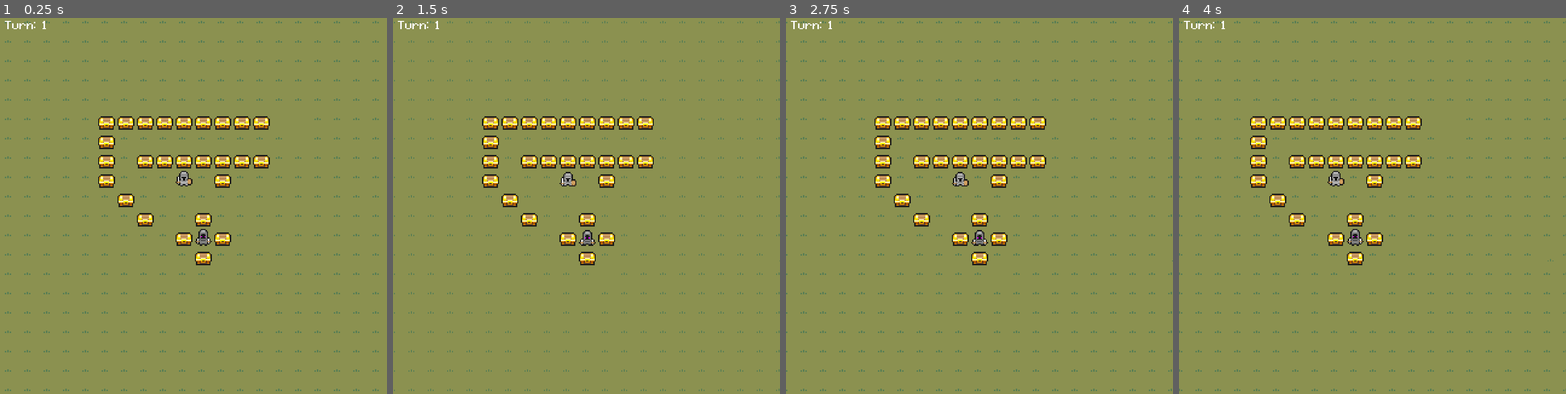
Above: before the commit, frames 1-4 (left to right).
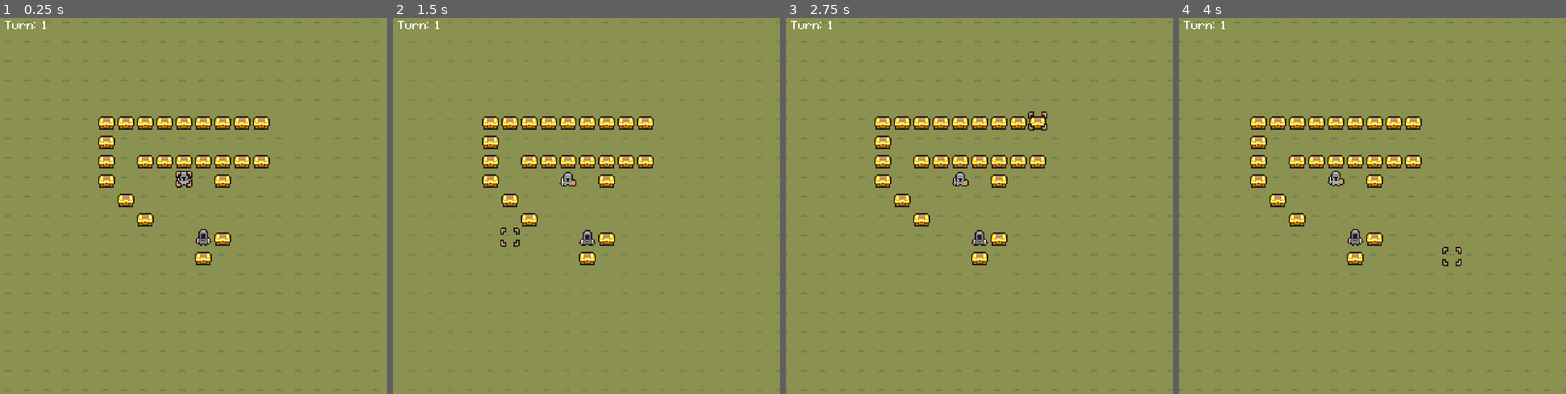
Above: after the commit, the same moments.

Repository: Dz373/Tactical-RPG
Game: Godot game, scene res://board.tscn
Same seed, same stepped clock (60 frames per second), same inputs: the game is played once before the commit and once after it.
Inputs (mouse positions are in pixels of both pictures, inside the frame that each line leads up to):
- Up to frame 1 (0.25 s): no input
- Up to frame 2 (1.5 s): tap Enter (ui_accept) at 0.5, 0.77 s; move the mouse to (671, 187) at 0.52 s; hold D (right) 0.53-1.28 s; hold 1 (cell) 0.53-1.28 s; move the mouse to (509, 228) at 1.27 s; hold Down (down) from 1.28 s (still down); tap 1 (cell) at 1.35 s
- Up to frame 3 (2.75 s): tap Enter (ui_accept) at 1.52, 2 s; move the mouse to (1018, 123) at 2.02 s; release Down (down) at 2.03 s; press the mouse at (1018, 123) at 2.03 s; hold D (right) from 2.03 s (still down); tap 1 (cell) at 2.3 s
- Up to frame 4 (4 s): move the mouse to (1353, 284) at 2.77 s; release D (right) at 2.78 s; release the mouse at (1353, 284) at 2.78 s; hold Up (up) 2.78-3.53 s; tap 1 (cell) at 2.85 s; tap Enter (ui_accept) at 3.02, 3.5, 3.77 s; move the mouse to (1488, 266) at 3.52 s; hold A (left) from 3.53 s (still down); hold 1 (cell) from 3.53 s (still down)

The runs differ from the first frame. In frame 1, 0.4% of the frame differs, in the area x 45-55%, y 40-61%; in frame 2, 0.4%, in the area x 27-53%, y 51-61%; in frame 3, 0.4%; in frame 4, 0.4%.

Commit message:
stop camera moving when menu open

Diff:
--- a/Board/Cursor.gd
+++ b/Board/Cursor.gd
@@ -12,7 +12,13 @@
 
 @onready var camera : Camera = $Camera
 
-var menu_on_screen := false
+var menu_on_screen := false:
+	set(value):
+		if value:
+			visible=false
+		else:
+			visible=true
+		menu_on_screen=value
 
 var cell := Vector2.ZERO:
 	set(value):
@@ -39,6 +45,7 @@
 		get_viewport().set_input_as_handled()
 	elif event.is_action_pressed("cell"):
 		print(position)
+
 	var should_move := event.is_pressed()
 	if event.is_echo():
 		should_move = should_move and _timer.is_stopped()
--- a/Board/GameBoard.gd
+++ b/Board/GameBoard.gd
@@ -162,9 +162,84 @@
 	units.erase(active_unit.cell)
 	units[new_cell] = active_unit
 	deselect_active_unit()
+
+	cursor.menu_on_screen=true
 	active_unit.walk_along(unit_path.current_path)
 	await active_unit.walk_finished
 	active_unit_action()
+
+## Selects the unit in the `cell` if there's one there.
+## Sets it as the `_active_unit` and draws its walkable cells and interactive move path.
+func select_unit(cell: Vector2) -> void:
+	if not units.has(cell) or not units[cell].team==1:
+		return
+	if units[cell].end_turn:
+		return
+	active_unit = units[cell]
+	active_unit_start=cell
+	active_unit.is_selected = true
+	active_unit.end_turn = false
+	draw_unit_range()
+
+func draw_unit_range():
+	walkable_cells=get_walkable_cells(active_unit)
+	attack_cells=get_attackable_cells(walkable_cells)
+	unit_overlay.draw_attack_range(attack_cells)
+	unit_overlay.draw_move_range(walkable_cells)
+	unit_path.initialize(walkable_cells,1)
+
+## Deselects the active unit, clearing the cells overlay and interactive path drawing.
+func deselect_active_unit() -> void:
+	active_unit.is_selected = false
+	clear_overlay()
+func clear_active_unit() -> void:
+	active_unit = null
+	clear_overlay()
+func clear_overlay():
+	walkable_cells.clear()
+	attack_cells.clear()
+	unit_overlay.clear()
+	unit_path.stop()
+
+func _unhandled_input(event: InputEvent) -> void:
+	if active_unit and event.is_action_pressed("cancel"):
+		#cancel after selecting unit
+		if active_unit.is_selected:
+			deselect_active_unit()
+			clear_active_unit()
+
+		#cancel after selecting menu
+		elif active_unit.is_attacking:
+			active_unit.is_attacking=false
+			emit_signal("unit_attack", Vector2(-1,-1))
+
+		#cancel after moving unit with menu open
+		elif action_phase:
+			units.erase(active_unit.cell)
+			units[active_unit_start] = active_unit
+			active_unit.position = grid.calculate_map_position(active_unit_start)
+			active_unit.cell = active_unit_start
+			SignalBus.btn_pressed.emit("cancel")
+
+func _on_cursor_accept_pressed(cell: Vector2) -> void:
+	if not active_unit:
+		select_unit(cell)
+	elif active_unit.is_selected:
+		move_active_unit(cell)
+	elif active_unit.is_attacking:
+		active_unit_attack(cell)
+	else:
+		print("press error")
+
+func _on_cursor_moved(new_cell: Vector2) -> void:
+	if active_unit and active_unit.is_selected:
+		unit_path.draw(active_unit.cell, new_cell)
+
+func _on_action_menu_screen_entered() -> void:
+	cursor.menu_on_screen=true
+	actionMenu.get_first_button().grab_focus()
+func _on_action_menu_screen_exited() -> void:
+	cursor.menu_on_screen=false
 
 signal unit_attack(unit)
 func active_unit_action():
@@ -189,8 +264,9 @@
 			break
 		elif btn == "AttackBtn":
 			active_unit.is_attacking=true
+			cursor.visible=true
 			var attack_target = await unit_attack
-			if attack_target == Vector2(-1,-1):
+			if attack_target == Vector2(-1,-1):#cancel attack
 				continue
 			var target_unit = units[attack_target]
 			target_unit.hp -= calc_damage(target_unit, active_unit)
@@ -198,6 +274,7 @@
 
 		action_phase=false
 		active_unit.end_turn = true
+	cursor.visible=true
 	actionMenu.atkButton.visible=false
 	clear_active_unit()
 func active_unit_attack(attack_cell: Vector2):
@@ -211,77 +288,6 @@
 	if target_unit.def > attaking_unit.atk:
 		return 0
 	return (attaking_unit.atk-target_unit.def)
-
-## Selects the unit in the `cell` if there's one there.
-## Sets it as the `_active_unit` and draws its walkable cells and interactive move path.
-func select_unit(cell: Vector2) -> void:
-	if not units.has(cell) or not units[cell].team==1:
-		return
-	if units[cell].end_turn:
-		return
-	active_unit = units[cell]
-	active_unit_start=cell
-	active_unit.is_selected = true
-	active_unit.end_turn = false
-	draw_unit_range()
-
-func draw_unit_range():
-	walkable_cells=get_walkable_cells(active_unit)
-	attack_cells=get_attackable_cells(walkable_cells)
-	unit_overlay.draw_attack_range(attack_cells)
-	unit_overlay.draw_move_range(walkable_cells)
-	unit_path.initialize(walkable_cells,1)
-
-## Deselects the active unit, clearing the cells overlay and interactive path drawing.
-func deselect_active_unit() -> void:
-	active_unit.is_selected = false
-	clear_overlay()
-func clear_active_unit() -> void:
-	active_unit = null
-	clear_overlay()
-func clear_overlay():
-	walkable_cells.clear()
-	attack_cells.clear()
-	unit_overlay.clear()
-	unit_path.stop()
-
-func _unhandled_input(event: InputEvent) -> void:
-	if active_unit and event.is_action_pressed("cancel"):
-		#cancel after selecting unit
-		if active_unit.is_selected:
-			deselect_active_unit()
-			clear_active_unit()
-
-		#cancel after selecting menu
-		elif active_unit.is_attacking:
-			active_unit.is_attacking=false
-			emit_signal("unit_attack", Vector2(-1,-1))
-
-		#cancel after moving unit with menu open
-		elif action_phase:
-			units.erase(active_unit.cell)
-			units[active_unit_start] = active_unit
-			active_unit.position = grid.calculate_map_position(active_unit_start)
-			active_unit.cell = active_unit_start
-			SignalBus.btn_pressed.emit("cancel")
-
-func _on_cursor_accept_pressed(cell: Vector2) -> void:
-	if not active_unit:
-		select_unit(cell)
-	elif active_unit.is_selected:
-		move_active_unit(cell)
-	elif active_unit.is_attacking:
-		active_unit_attack(cell)
-	else:
-		print("press error")
-func _on_cursor_moved(new_cell: Vector2) -> void:
-	if active_unit and active_unit.is_selected:
-		unit_path.draw(active_unit.cell, new_cell)
-func _on_visible_on_screen_enabler_2d_screen_entered() -> void:
-	cursor.menu_on_screen=true
-	actionMenu.get_first_button().grab_focus()
-func _on_visible_on_screen_enabler_2d_screen_exited() -> void:
-	cursor.menu_on_screen=false
 
 func enemy_turn():
 	teamTurn=2
--- a/Menu/action_menu.gd
+++ b/Menu/action_menu.gd
@@ -12,7 +12,6 @@
 			continue
 		if btn:
 			buttons.append(btn)
-	get_first_button().grab_focus()
 
 func get_first_button()->Button:
 	for btn in buttons:
--- a/Units/Unit.gd
+++ b/Units/Unit.gd
@@ -63,9 +63,7 @@
 	set_process(false)
 	_path_follow.rotates=false
 
-	print(position)
 	cell = grid.calculate_grid_coordinates(position)
-	print(cell)
 	position = grid.calculate_map_position(cell)
 
 	if not Engine.is_editor_hint():
--- a/board.tscn
+++ b/board.tscn
@@ -852,7 +852,7 @@
 grid = ExtResource("7_gurcu")
 
 [node name="Obstacle" type="TileMapLayer" parent="GameBoard/Terrain"]
-tile_map_data = PackedByteArray("AAAJAAcAAAABAAAAAAAFAAgAAAA …(208 unchanged characters)… BAAAAAAALAAUAAAABAAAAAAALAAgAAAABAAAAAAAJAAsAAAABAAAAAAAKAAoAAAABAAAAAAALAAsAAAABAAAAAAAKAAwAAAABAAAAAAAHAAoAAAA …(75 unchanged characters)…
+tile_map_data = PackedByteArray("AAAJAAcAAAABAAAAAAAFAAgAAAA …(208 unchanged characters)… BAAAAAAALAAUAAAABAAAAAAALAAgAAAABAAAAAAALAAsAAAABAAAAAAAKAAwAAAABAAAAAAAHAAoAAAA …(75 unchanged characters)…
 tile_set = SubResource("TileSet_glbsn")
 script = ExtResource("7_mlpqg")
 
@@ -875,7 +875,6 @@
 def = 0
 
 [node name="Cursor" parent="GameBoard" instance=ExtResource("13_wgu0w")]
-visible = false
 
 [node name="Camera" type="Camera2D" parent="GameBoard/Cursor"]
 zoom = Vector2(2, 2)
@@ -903,16 +902,15 @@
 label_settings = SubResource("LabelSettings_h21ic")
 
 [node name="ActionMenu" parent="GameBoard/CanvasLayer" instance=ExtResource("9_xp7j3")]
-offset_left = 536.0
-offset_top = 152.0
-offset_right = 634.0
-offset_bottom = 201.0
-
-[node name="VisibleOnScreenEnabler2D2" type="VisibleOnScreenEnabler2D" parent="GameBoard/CanvasLayer/ActionMenu"]
-position = Vector2(48.5, 24.5)
-scale = Vector2(4.75, 2.35)
+offset_left = 520.0
+offset_top = 128.0
+offset_right = 640.0
+offset_bottom = 177.0
+
+[node name="VisibleOnScreenEnabler2D" type="VisibleOnScreenEnabler2D" parent="GameBoard/CanvasLayer/ActionMenu"]
+position = Vector2(56, 24)
 
 [connection signal="accept_pressed" from="GameBoard/Cursor" to="GameBoard" method="_on_cursor_accept_pressed"]
 [connection signal="moved" from="GameBoard/Cursor" to="GameBoard" method="_on_cursor_moved"]
-[connection signal="screen_entered" from="GameBoard/CanvasLayer/ActionMenu/VisibleOnScreenEnabler2D2" to="GameBoard" method="_on_visible_on_screen_enabler_2d_screen_entered"]
-[connection signal="screen_exited" from="GameBoard/CanvasLayer/ActionMenu/VisibleOnScreenEnabler2D2" to="GameBoard" method="_on_visible_on_screen_enabler_2d_screen_exited"]
+[connection signal="screen_entered" from="GameBoard/CanvasLayer/ActionMenu/VisibleOnScreenEnabler2D" to="GameBoard" method="_on_action_menu_screen_entered"]
+[connection signal="screen_exited" from="GameBoard/CanvasLayer/ActionMenu/VisibleOnScreenEnabler2D" to="GameBoard" method="_on_action_menu_screen_exited"]
